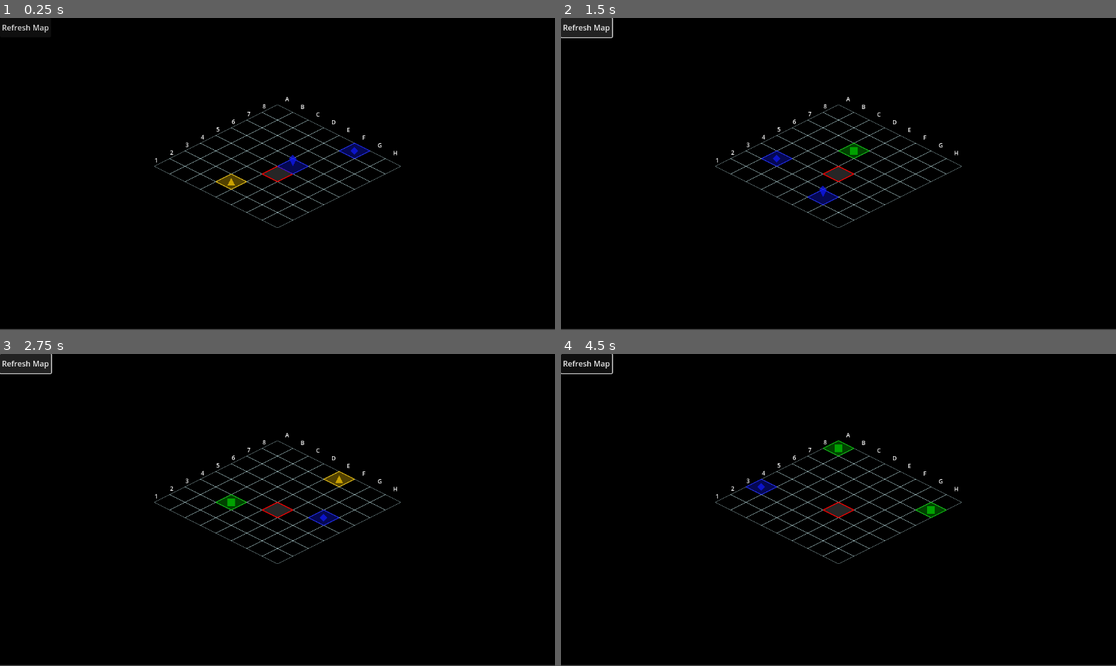
Above: before the commit, frames 1-4 (two rows, left to right).
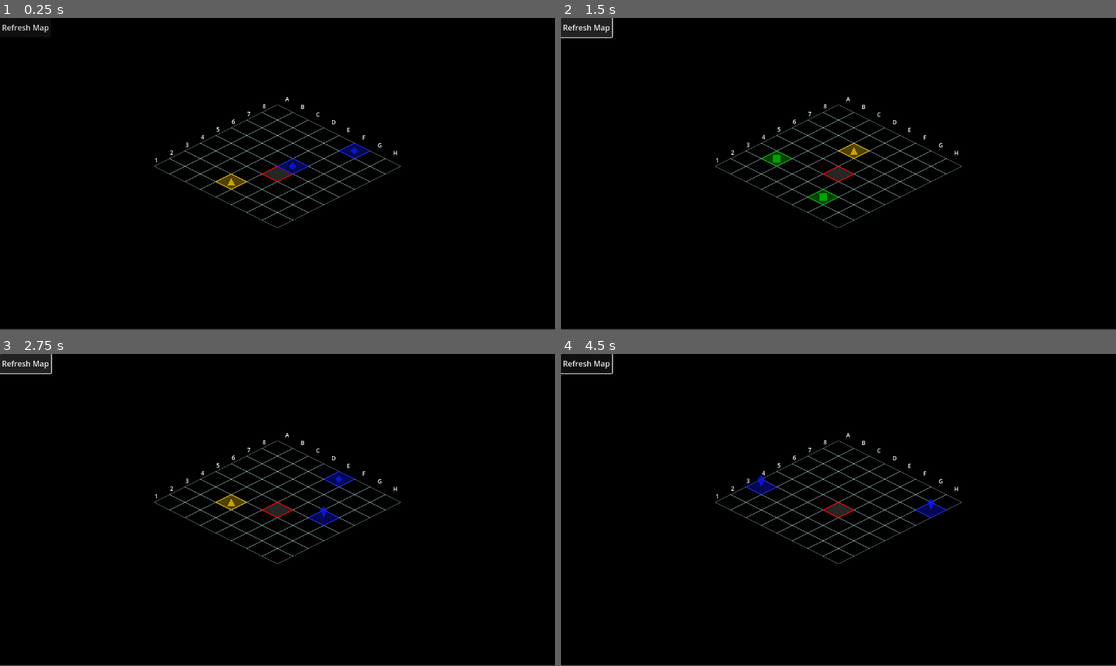
Above: after the commit, the same moments.

Repository: ArrHarper/isoGlider2
Game: Godot game, scene res://core/main.tscn
The game is run twice, just before and just after one commit, with the same random seed, the same clock (stepped at 60 frames per second) and the same inputs.
Inputs (mouse positions are in pixels of both pictures, inside the frame that each line leads up to):
- Up to frame 1 (0.25 s): no input
- Up to frame 2 (1.5 s): click "Refresh Map" at 0.5 s; click "Refresh Map" at 1.25 s
- Up to frame 3 (2.75 s): click "Refresh Map" at 2 s
- Up to frame 4 (4.5 s): tap Enter at 2.75, 4.25 s; move the mouse to (960, 494) at 2.77 s; click (960, 494) at 2.92 s; tap Space at 3.5 s; move the mouse to (727, 525) at 3.52 s; click (727, 525) at 3.67 s; move the mouse to (894, 441) at 4.27 s; click (894, 441) at 4.42 s

The runs differ from the first frame. In frame 1, less than 0.1% of the frame differs, in the area x 52-54%, y 43-49%; in frame 2, 0.5%, in the area x 36-56%, y 39-61%; in frame 3, 0.4%; in frame 4, 0.4%.

Commit message:
cleaned up separation of concerns between grid_manager, visualizer, and grid object system. Let objects define their own visual props, let grid manager register objects and provide positions to visualizer, let visualizer handle tile, sprite, and fog rendering

Diff:
--- a/core/grid/grid_manager.gd
+++ b/core/grid/grid_manager.gd
@@ -65,34 +65,6 @@
 var grid_visualizer: Node2D
 var poi_positions = [] # Track POI positions
 
-# These signals are not used in the current implementation, but are kept here for future reference.
-
-# ## Emitted when player completes a movement to a new grid position
-# ## @param grid_position: Vector2 representing the grid coordinates the player moved to
-# signal player_moved(grid_position)
-
-# ## Emitted when mouse hovers over a grid position
-# ## @param grid_position: Vector2 representing the grid coordinates being hovered over
-# signal grid_mouse_hover(grid_position)
-
-# ## Emitted when mouse exits the grid
-# signal grid_mouse_exit
-
-# ## Emitted with the player's starting tile in chess notation
-# ## @param starting_tile: String representing chess notation (e.g. "H8")
-# signal player_starting_tile(starting_tile)
-
-# ## Emitted with the player's movement range
-# ## @param movement_range: int representing how many tiles the player can move
-# signal player_movement_range(movement_range)
-
-# ## Emitted when a player movement path is calculated
-# ## @param path_tiles: Array of Vector2 representing each tile in the path including start and destination
-# signal player_path_calculated(path_tiles)
-
-# ## Emitted when player wins a round by returning to starting position
-# signal round_won
-
 signal grid_mouse_hover(grid_pos)
 signal grid_mouse_exit
 signal grid_tile_clicked(grid_pos)
@@ -106,6 +78,11 @@
 	var disable_fog: bool
 
 	func get_visual_properties() -> Dictionary:
+		# First check if the object has its own visual properties
+		if object and object.has_method("get_visual_properties"):
+			return object.get_visual_properties()
+
+		# Otherwise return stored visual properties
 		return visual_properties
 
 var grid_objects = {} # Dictionary keyed by grid position storing GridObjectData objects
@@ -306,14 +283,33 @@
 
 # Get object at grid position
 func get_grid_object(grid_pos: Vector2):
-	# For backward compatibility, in case any existing code relies on the old behavior
-	var data = grid_objects.get(grid_pos)
-	return data if data else null
-
-# Get the actual object at a grid position
+	# Return the GridObjectData object
+	return grid_objects.get(grid_pos)
+
+# Get the actual object reference at a grid position
 func get_grid_object_reference(grid_pos: Vector2):
 	var data = grid_objects.get(grid_pos)
 	return data.object if data else null
+
+# Get visual properties for an object at given position
+func get_grid_object_visual_properties(grid_pos: Vector2) -> Dictionary:
+	var data = grid_objects.get(grid_pos)
+	if not data:
+		return {}
+
+	# If GridObjectData has visual properties, use those methods
+	if data.has_method("get_visual_properties"):
+		return data.get_visual_properties()
+
+	# Otherwise, try to get properties from the object itself
+	if data.object and data.object.has_method("get_visual_properties"):
+		return data.object.get_visual_properties()
+
+	# Fallback to returning the stored visual_properties dictionary
+	if data.get("visual_properties"):
+		return data.visual_properties
+
+	return {}
 
 # Remove object from grid
 func remove_grid_object(grid_pos: Vector2) -> void:
@@ -524,19 +520,9 @@
 
 # Create a POI at the given position
 func create_poi_at_position(pos: Vector2):
-	# Create POI instance
-	var poi_instance = POI.new()
-
-	# Set random shape
-	var shapes = ["square", "diamond", "triangle", "gem"]
-	var shape = shapes[randi() % shapes.size()]
-	poi_instance.set_shape(shape)
-
-	# Set random value
-	poi_instance.value = randi_range(10, 100)
-
-	# Set grid position
-	poi_instance.grid_position = pos
+	# Create POI instance using the factory method
+	var poi_instance = load("res://core/objects/poi.gd").new()
+	poi_instance.randomize_properties() # Call a method to randomize instead of static factory
 
 	# Add to scene
 	add_child(poi_instance)
@@ -545,8 +531,8 @@
 	if get_tree() and get_tree().edited_scene_root:
 		poi_instance.owner = get_tree().edited_scene_root
 
-	# Register with grid
-	register_grid_object(poi_instance, pos)
+	# Set grid position and register
+	poi_instance.setup(self, pos)
 
 	# Add to our tracking
 	poi_positions.append(pos)
@@ -556,20 +542,32 @@
 # Register a grid object with the grid
 func register_grid_object(object, grid_pos: Vector2) -> bool:
 	if is_valid_grid_position(grid_pos):
-		# If there's an existing object, use its type in our data
+		# Get the object type
 		var type = "generic"
 		if object.get("object_type"):
 			type = object.object_type
 
-		# Get visual properties if object provides them
-		var visual_props = {}
-		var disable_fog = false
-		if object.has_method("get_visual_properties"):
-			visual_props = object.get_visual_properties()
-			if visual_props.has("disable_fog"):
-				disable_fog = visual_props["disable_fog"]
-
-		# Add to grid_objects dictionary
-		return add_grid_object(object, grid_pos, type, visual_props, disable_fog)
+		# Add to grid_objects dictionary without visual properties
+		var data = GridObjectData.new()
+		data.object = object
+		data.type = type
+		grid_objects[grid_pos] = data
+
+		# Use the global SignalManager to emit the signal
+		if has_node("/root/SignalManager"):
+			var signal_manager = get_node("/root/SignalManager")
+			signal_manager.emit_signal("grid_object_added", type, grid_pos)
+
+		return true
 
 	return false
+
+func unregister_grid_object(grid_pos: Vector2) -> void:
+	if grid_objects.has(grid_pos):
+		var object_type = grid_objects[grid_pos].type
+		grid_objects.erase(grid_pos)
+
+		# Use the global SignalManager to emit the signal
+		if has_node("/root/SignalManager"):
+			var signal_manager = get_node("/root/SignalManager")
+			signal_manager.emit_signal("grid_object_removed", object_type, grid_pos)
--- a/core/grid/grid_visualizer.gd
+++ b/core/grid/grid_visualizer.gd
@@ -60,16 +60,12 @@
 		call_deferred("_create_test_highlight")
 
 	# Instead of depending on SignalManager, connect to grid_manager signals directly
-	if grid_manager.has_signal("grid_mouse_hover"):
-		grid_manager.connect("grid_mouse_hover", _on_grid_mouse_hover)
-	if grid_manager.has_signal("grid_mouse_exit"):
-		grid_manager.connect("grid_mouse_exit", _on_grid_mouse_exit)
-	if grid_manager.has_signal("grid_tile_clicked"):
-		grid_manager.connect("grid_tile_clicked", _on_grid_tile_clicked)
-	if grid_manager.has_signal("path_calculated"):
-		grid_manager.connect("path_calculated", _on_path_calculated)
-	if grid_manager.has_signal("poi_generated"):
-		grid_manager.connect("poi_generated", _on_poi_generated)
+	SignalManager.connect_signal("grid_object_added", self, "_on_grid_object_added")
+	SignalManager.connect_signal("grid_object_removed", self, "_on_grid_object_removed")
+	SignalManager.connect_signal("grid_hovered", self, "_on_grid_mouse_hover")
+	SignalManager.connect_signal("grid_hover_exited", self, "_on_grid_mouse_exit")
+	SignalManager.connect_signal("grid_tile_clicked", self, "_on_grid_tile_clicked")
+	SignalManager.connect_signal("path_calculated", self, "_on_path_calculated")
 
 func _setup_layers():
 	# Clean up any existing layers first
@@ -93,6 +89,14 @@
 	fog_layer.z_index = 10
 	add_child(fog_layer)
 
+# Add handler for grid_object_added signal
+func _on_grid_object_added(object_type: String, grid_pos: Vector2):
+	update_grid_position(grid_pos)
+
+# Add handler for grid_object_removed signal
+func _on_grid_object_removed(object_type: String, grid_pos: Vector2):
+	_clear_position_visuals(grid_pos)
+
 # Create a test highlight to verify the system works
 func _create_test_highlight():
 	if not grid_manager:
@@ -109,6 +113,7 @@
 		_remove_highlight(test_highlight_id)
 		test_highlight_id = ""
 
+# MOUSE HANDLERS
 # Handler for grid_mouse_hover signal
 func _on_grid_mouse_hover(grid_pos: Vector2):
 	# Remove previous hover highlight if any
@@ -149,6 +154,7 @@
 		var id = "path_%d" % i
 		_add_highlight(pos, path_highlight_color, Color.TRANSPARENT, id)
 
+# GRID OBJECTS
 # Create a sprite for an object at the specified grid position
 func _create_sprite(grid_pos: Vector2, texture: Texture2D, modulate: Color = Color.WHITE) -> void:
 	# Remove any existing sprite at this position
@@ -232,29 +238,30 @@
 
 # Update tile visualization with POI object
 func update_grid_position(grid_pos: Vector2) -> void:
-	# Remove existing sprites/highlights at this position
+	# Clear existing visuals
 	_clear_position_visuals(grid_pos)
 
-	# Get the object data at this position
-	var object_data = grid_manager.get_grid_object_data(grid_pos)
-	if not object_data:
+	# Get the object directly from grid_manager
+	var object = grid_manager.get_grid_object_reference(grid_pos)
+	if not object or not is_instance_valid(object):
 		return
 
-	# Create sprite if needed
-	if object_data.visual_properties.has("sprite_texture") and object_data.visual_properties["sprite_texture"]:
-		_create_sprite(grid_pos, object_data.visual_properties["sprite_texture"], object_data.visual_properties["sprite_modulate"])
-
-	# Create highlight if the color is set
-	if object_data.visual_properties.has("highlight_color") and object_data.visual_properties["highlight_color"] != Color.TRANSPARENT:
-		var border_color = Color.TRANSPARENT
-		if object_data.visual_properties.has("highlight_border_color"):
-			border_color = object_data.visual_properties["highlight_border_color"]
-
-		_add_highlight(grid_pos, object_data.visual_properties["highlight_color"], border_color, "object_%s_%s" % [grid_pos.x, grid_pos.y])
-
-	# Create shape polygon if the object has shape info
-	if object_data.visual_properties.has("shape") and object_data.visual_properties.has("shape_points") and object_data.visual_properties.has("shape_color"):
-		_update_tile_shape(grid_pos, object_data)
+	# Get visual properties directly from the object
+	if object.has_method("get_visual_properties"):
+		var props = object.get_visual_properties()
+
+		# Apply visual properties
+		if props.has("sprite_texture") and props["sprite_texture"]:
+			_create_sprite(grid_pos, props["sprite_texture"],
+						  props.get("sprite_modulate", Color.WHITE))
+
+		if props.has("highlight_color") and props["highlight_color"] != Color.TRANSPARENT:
+			var border_color = props.get("highlight_border_color", Color.TRANSPARENT)
+			_add_highlight(grid_pos, props["highlight_color"], border_color,
+						  "object_%s_%s" % [grid_pos.x, grid_pos.y])
+
+		if props.has("shape") and props.has("shape_points") and props.has("shape_color"):
+			_update_tile_shape(grid_pos, props)
 
 # Update tile visualization with custom shape
 func _update_tile_shape(grid_pos: Vector2, object_data) -> void:
@@ -266,8 +273,17 @@
 		shape_polygons.erase(grid_pos)
 
 	# If we have an object with shape properties
-	if object_data and object_data.visual_properties:
-		var props = object_data.visual_properties
+	if object_data:
+		var props = {}
+
+		# Try to get visual properties from the object
+		if grid_manager.has_method("get_grid_object_visual_properties"):
+			props = grid_manager.get_grid_object_visual_properties(grid_pos)
+		elif object_data.has_method("get_visual_properties"):
+			props = object_data.get_visual_properties()
+		elif object_data.object and object_data.object.has_method("get_visual_properties"):
+			props = object_data.object.get_visual_properties()
+
 		if props.has("shape") and props.has("shape_points") and props.has("shape_color"):
 			# Create a shape polygon for the object
 			var polygon = Polygon2D.new()
--- a/core/main.tscn
+++ b/core/main.tscn
@@ -23,8 +23,6 @@
 grid_color = Color(0.832398, 0.986472, 1, 0.5)
 highlight_origin = false
 show_chess_coordinates = false
-poi_count = 3
-min_poi_distance = 3
 
 [node name="GridVisualizer" parent="GridManager" instance=ExtResource("2_r77kf")]
 
--- a/core/objects/grid_object.gd
+++ b/core/objects/grid_object.gd
@@ -15,11 +15,11 @@
 var disable_fog = false
 
 func _ready():
-	# Find grid manager in hierarchy
-	grid_manager = _find_grid_manager()
-	if grid_manager:
-		# Register with grid manager
-		register_with_grid()
+	# Only find grid manager and register if not already set up
+	if not grid_manager:
+		grid_manager = _find_grid_manager()
+		if grid_manager:
+			register_with_grid()
 
 func _find_grid_manager():
 	var parent = get_parent()
@@ -30,12 +30,25 @@
 	return null
 
 func register_with_grid():
+	if not grid_manager:
+		push_error("Cannot register grid object - no grid manager found")
+		return false
+
 	# Only register if we have a valid grid position
 	if grid_position != null and grid_position != Vector2(-1, -1) and grid_position != Vector2():
-		grid_manager.register_grid_object(self, grid_position)
-	else:
-		# Object has no valid grid position, don't register it
-		pass
+		return grid_manager.register_grid_object(self, grid_position)
+
+	return false
+
+func setup(manager, position: Vector2):
+	grid_manager = manager
+	grid_position = position
+
+	# Update visual position
+	if grid_manager:
+		position = grid_manager.grid_to_screen(grid_position)
+
+	return register_with_grid()
 
 func unregister_from_grid():
 	if grid_manager:
--- a/core/objects/poi.gd
+++ b/core/objects/poi.gd
@@ -102,3 +102,15 @@
 
 		return value
 	return 0
+
+# Replaces static create_random() with instance method
+func randomize_properties():
+	# Randomly select a shape
+	var shapes = ["square", "diamond", "triangle", "gem"]
+	var shape = shapes[randi() % shapes.size()]
+	set_shape(shape)
+
+	# Set random value
+	value = randi_range(10, 100)
+
+	return self
--- a/core/objects/poi.tscn
+++ b/core/objects/poi.tscn
@@ -4,3 +4,7 @@
 
 [node name="POI" type="Node2D"]
 script = ExtResource("1_m6rrh")
+
+[node name="@Polygon2D@21756" type="Polygon2D" parent="."]
+color = Color(0, 0.8, 0, 0.7)
+polygon = PackedVector2Array(-8, -8, 8, -8, 8, 8, -8, 8)
--- a/core/signal/signal_manager.gd
+++ b/core/signal/signal_manager.gd
@@ -1,6 +1,5 @@
 # Signal Manager Autoload - defines all signals grouped by object type
 extends Node
-
 
 # Player-related signals
 signal player_moved(grid_position)
Not shown, added: code-review.md
Not shown, added: helpful-Godot-scripts.md
